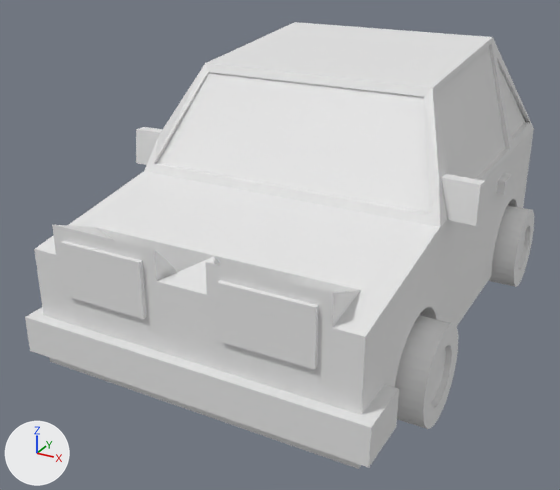
The Blender file ProjectFiles/Assets/Models/Vehicles/Hatchback.blend as it was, and as the next commit left it.
Both versions are drawn from a 50 mm camera at (3.04, -6.43, 3.03) aimed at (-0.27, -0.41, 0.02). The lights are fixed; the arrows at lower left show +X, +Y and +Z.

The older version as bpy lines, for what is in view:
```python
me_cube_001 = bpy.data.meshes.new('Cube.001')
me_cube_001.from_pydata(...)  # 155 vertices, 94 faces; spans x 0.0..1.67, y -2.38..2.38, z -0.56..1.84
me_cube_002 = bpy.data.meshes.new('Cube.002')
me_cube_002.from_pydata(...)  # 56 vertices, 48 faces; spans x -0.9..0.9, y -45.4..1.0, z -1.7..6.5
me_cylinder = bpy.data.meshes.new('Cylinder')
me_cylinder.from_pydata(...)  # 160 vertices, 130 faces; spans x -0.289..0.115, y -0.425..0.425, z -0.425..0.425
me_cylinder_001 = bpy.data.meshes.new('Cylinder.001')
me_cylinder_001.from_pydata(...)  # 96 vertices, 66 faces; spans x -0.187..0.064, y -0.359..0.359, z -0.359..0.359
me_cylinder_004 = bpy.data.meshes.new('Cylinder.004')
me_cylinder_004.from_pydata(...)  # 160 vertices, 130 faces; spans x -0.289..0.115, y -0.425..0.425, z -0.425..0.425
me_cylinder_005 = bpy.data.meshes.new('Cylinder.005')
me_cylinder_005.from_pydata(...)  # 96 vertices, 66 faces; spans x -0.187..0.064, y -0.359..0.359, z -0.359..0.359
ob_alloylf = bpy.data.objects.new('AlloyLF', me_cylinder_001)
ob_alloylf.location = (1.535, -1.251, -0.376)
ob_alloylr = bpy.data.objects.new('AlloyLR', me_cylinder_005)
ob_alloylr.location = (1.535, 1.588, -0.376)
ob_bumpers = bpy.data.objects.new('Bumpers', me_cube_002)
ob_bumpers.location = (0.0, -2.368, -0.226)
ob_bumpers.scale = (1.77, -0.106, 0.122)
ob_car = bpy.data.objects.new('Car', me_cube_001)
ob_car.location = (0.0, 0.0, 0.0)
_m = ob_car.modifiers.new('Mirror', 'MIRROR')
_m.use_clip = True
ob_wheellf = bpy.data.objects.new('WheelLF', me_cylinder)
ob_wheellf.location = (1.535, -1.251, -0.376)
ob_wheellr = bpy.data.objects.new('WheelLR', me_cylinder_004)
ob_wheellr.location = (1.535, 1.588, -0.376)
# also in view: 'Windows' at (0.0, 0.7, 1.26); 'Headlight' at (0.0, -2.31, 0.41)
```
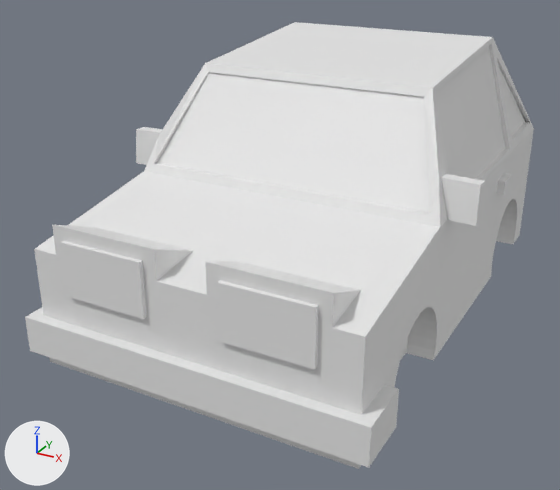
Pixel boxes (x1, y1, x2, y2) of what changed, in the pictures (560 x 490 px; the box of a moved part takes in the faces that stretch with it):
'WheelLF', deleted
    before: (394, 315, 458, 429)
'WheelLR', deleted
    before: (488, 206, 534, 287)
'AlloyLF', deleted
    before: (431, 349, 446, 403)
'AlloyLR', deleted
    before: (518, 231, 526, 265)
part 1 of me_cube_001, moved or reshaped
    both: (56, 171, 440, 298)

The edits, one by one:
me_cube_001 has 155 vertices, 94 faces and spans x 0.0..1.67, y -2.38..2.38, z -0.56..1.84.
me_cube_001 is used by ob_car; location (0.0, 0.0, 0.0).
Part 1, on me_cube_001:
Vertex 62 of me_cube_001 moves from (0.2, -1.93, 0.25) to (0.2, -1.93, 0.57) at pixel (237, 261).
Object 'WheelLF' (ob_wheellf) is deleted.
Object 'AlloyLF' (ob_alloylf) is deleted.
Object 'WheelLR' (ob_wheellr) is deleted.
Object 'AlloyLR' (ob_alloylr) is deleted.
